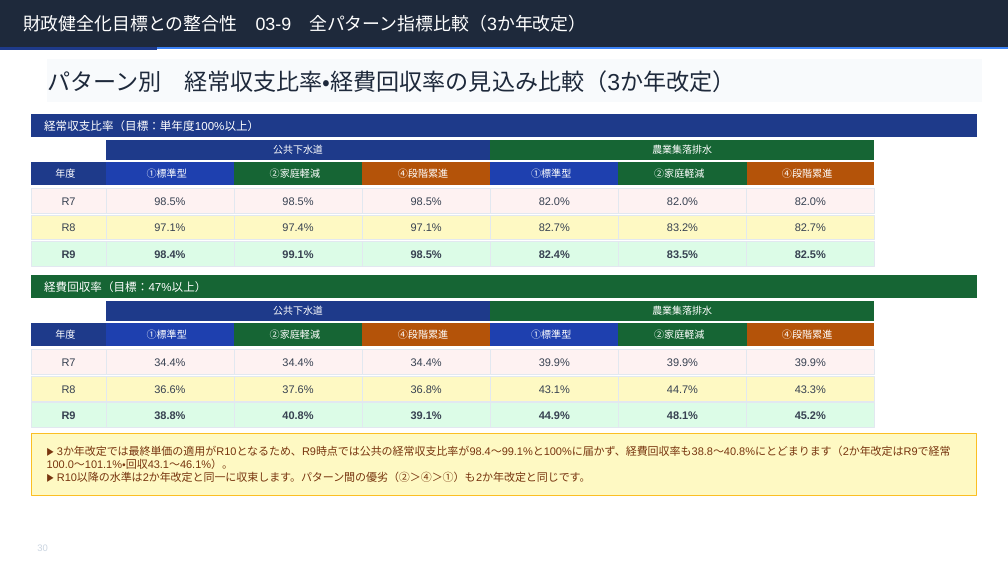
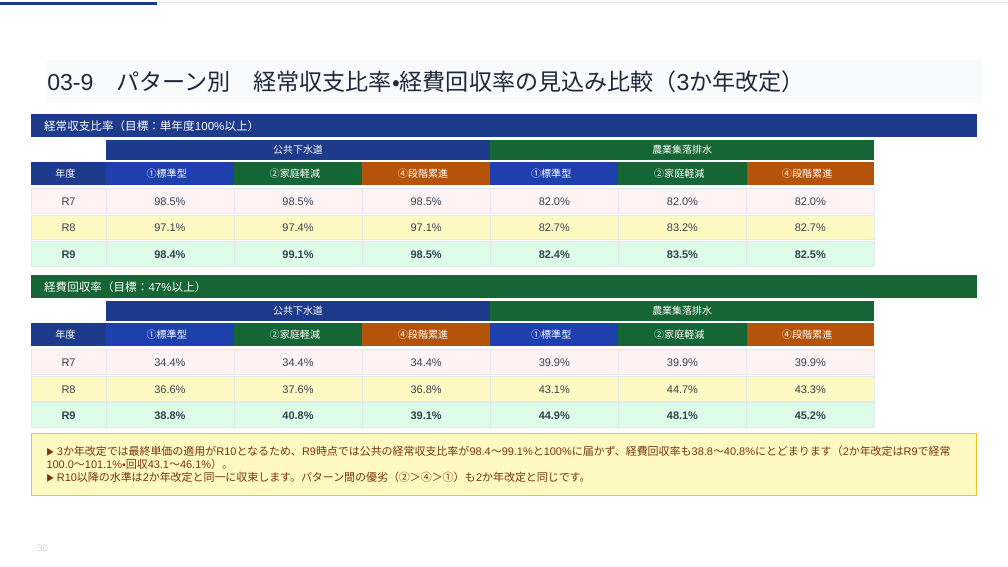
Before and after one commit to ryowakayama-gif/repository, a slide deck: slide 30 of rokko_sewage_council/output/六戸町_第2回審議会資料.pptx. Drawn at 1008x567 pixels with LibreOffice and Linux fonts; fonts in the diff are those of the drawing. Boxes give left, top, right and bottom in pixels: in the first picture for what was removed or moved away, otherwise in the second. Text is boxed around its words. In the diff, an @@ line names an element or a change of style, - is before the commit and + after.

```diff
--- a/rokko_sewage_council/output/六戸町_第2回審議会資料.pptx
+++ b/rokko_sewage_council/output/六戸町_第2回審議会資料.pptx
@@ freeform shape: place and size @@
-freeform shape at (0, 47, 157, 50)
+freeform shape at (0, 2, 157, 5)
@@ freeform shape: place and size @@
-freeform shape at (0, 47, 1008, 48)
+freeform shape at (0, 2, 1008, 3)
@@ freeform shape at (0, 2, 1008, 3): fill #3B82F6 to #E2E8F0 @@
@@ freeform shape removed at (0, 0, 1008, 47) @@
-財政健全化目標との整合性 03-9 全パターン指標比較（3か年改定）
@@ text in freeform shape at (47, 70, 805, 92): text changed @@
-パターン別 経常収支比率・経費回収率の見込み比較（3か年改定）
+03-9 パターン別 経常収支比率・経費回収率の見込み比較（3か年改定）
```
Also in this commit, not shown: 30 other slides changed, 3 other files.
